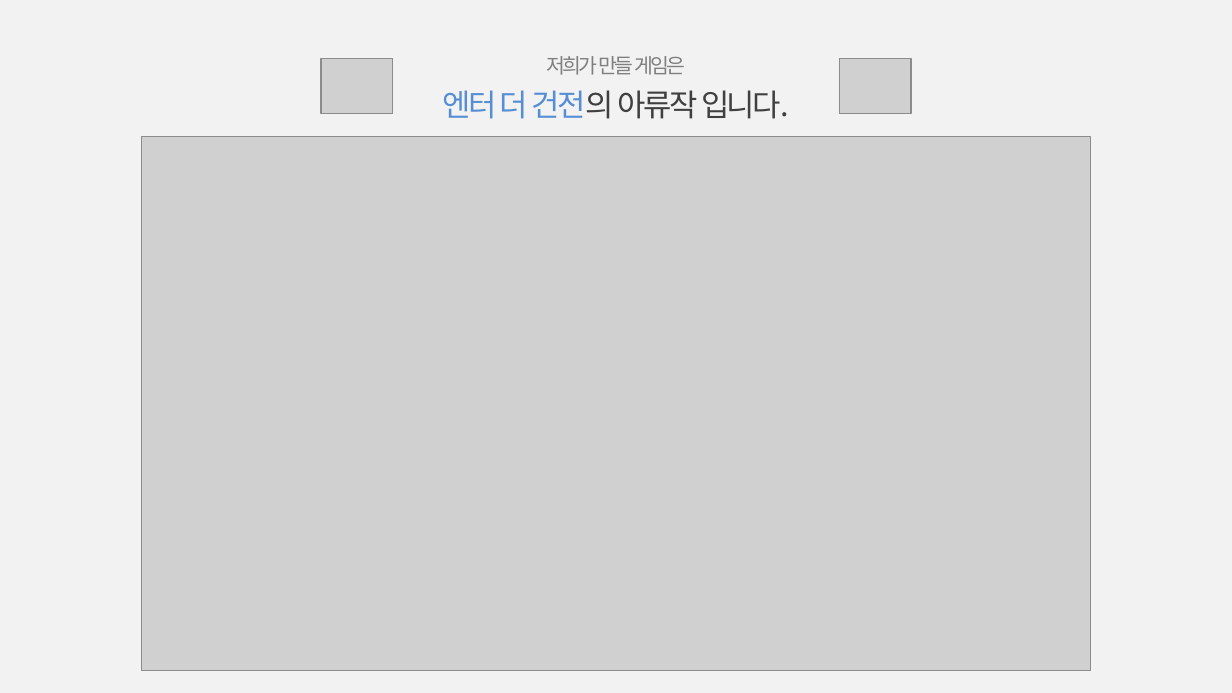
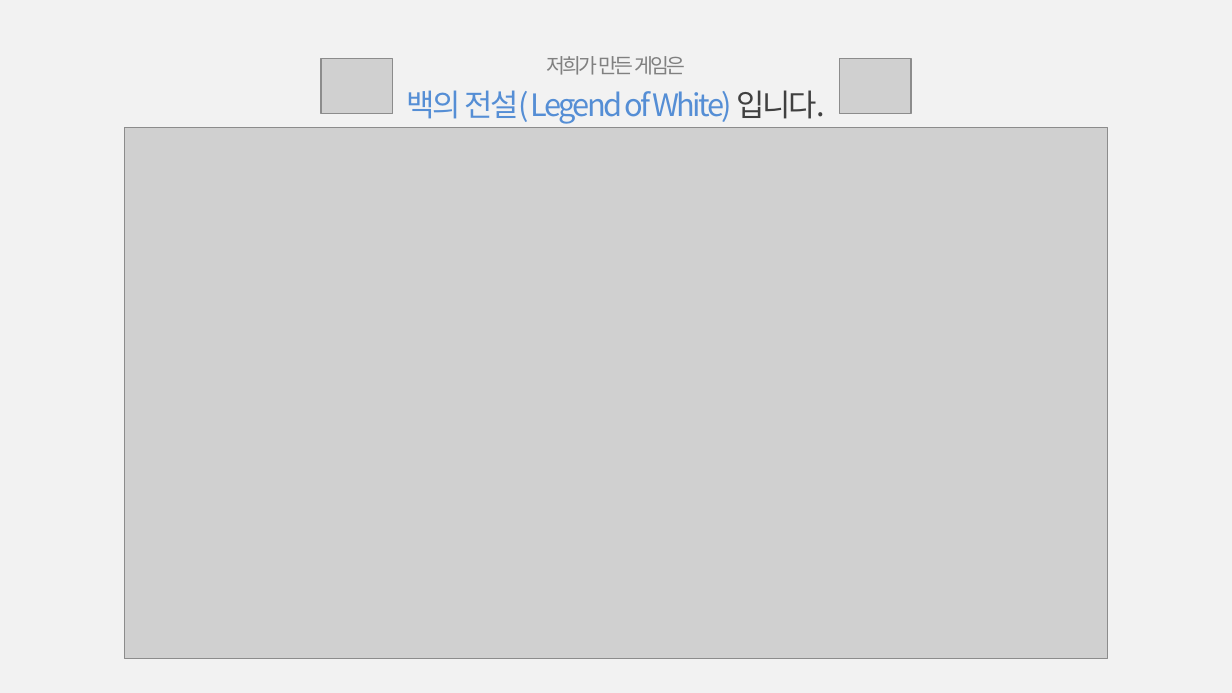
Before and after one commit to Hanel99/inha_1stproject, a slide deck: slide 2 of 기타/1차중간프로젝트_최종발표_白팀_강석진윤준혁.pptx. Drawn at 1232x693 pixels with LibreOffice and Linux fonts; fonts in the diff are those of the drawing; grey boxes stand for pictures. Boxes give left, top, right and bottom in pixels: in the first picture for what was removed or moved away, otherwise in the second. Text is boxed around its words. In the diff, an @@ line names an element or a change of style, - is before the commit and + after.

```diff
--- a/기타/1차중간프로젝트_최종발표_白팀_강석진윤준혁.pptx
+++ b/기타/1차중간프로젝트_최종발표_白팀_강석진윤준혁.pptx
@@ text at (407, 56, 825, 124): text changed; text colour #808080 to #558ED5 @@
-저희가 만들 게임은
-엔터 더 건전의 아류작 입니다.
+저희가 만든 게임은
+백의 전설( Legend of White) 입니다.
@@ picture: place and size @@
-picture at (142, 137, 1092, 670)
+picture at (124, 127, 1108, 658)
```
Also in this commit, not shown: 1 other slide changed, 14 other files.
